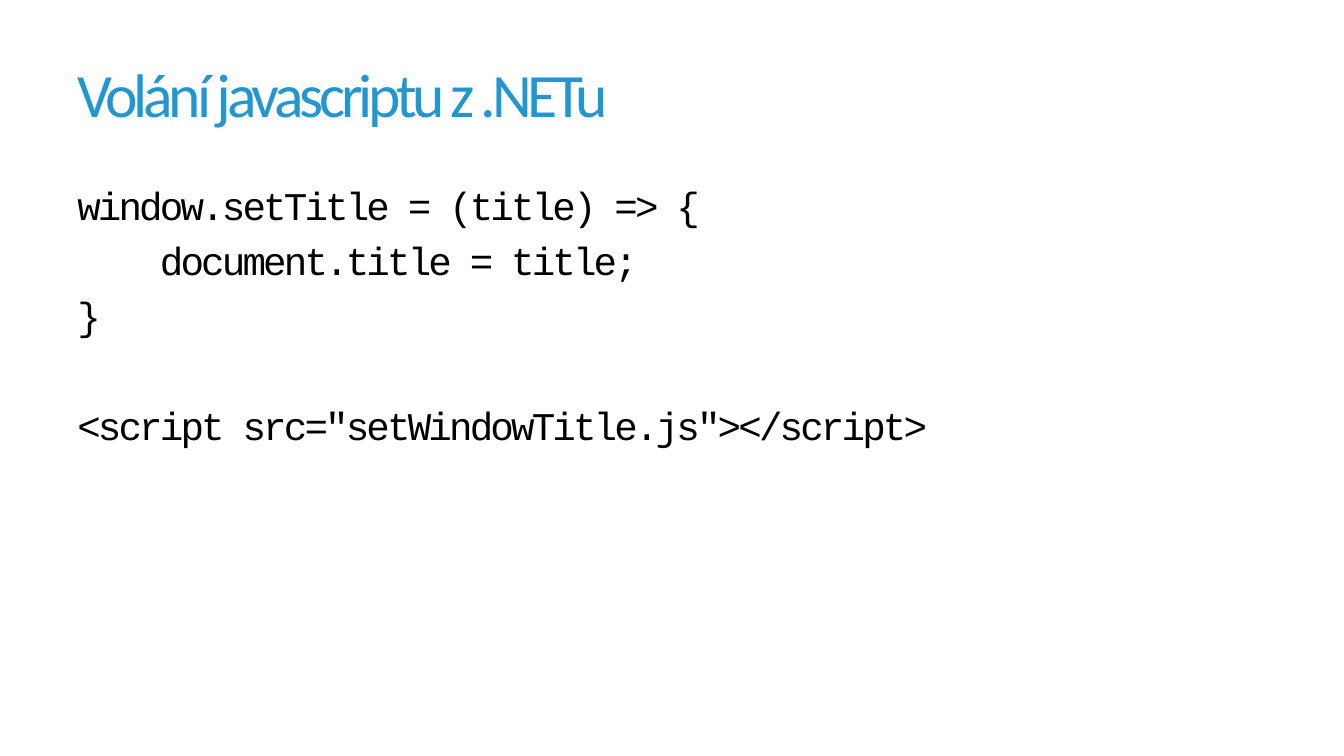
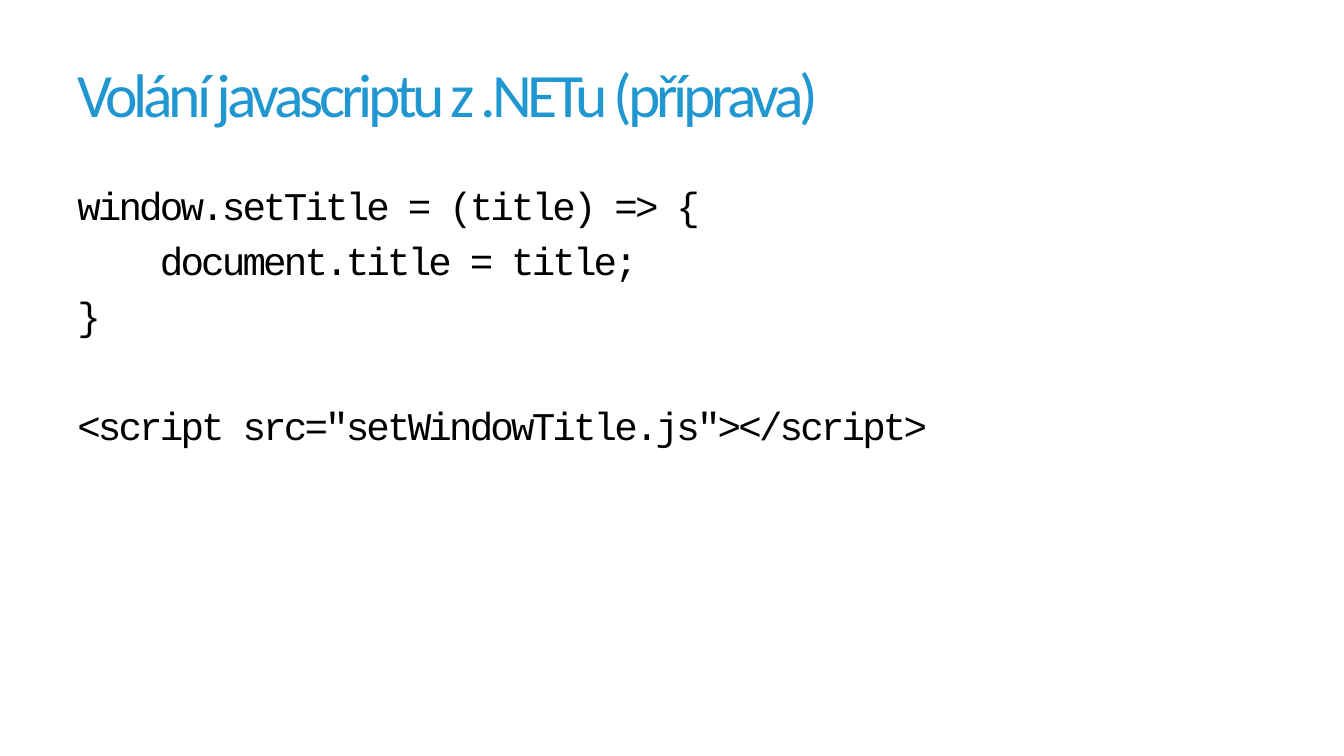
Before and after one commit to jirikanda/BlazorDemos, a slide deck: slide 3 of Presentation/05 - Blazor - Javascript Interop.pptx. Drawn at 1344x756 pixels with LibreOffice and Linux fonts; fonts in the diff are those of the drawing; background and template pictures are left out. Boxes give left, top, right and bottom in pixels: in the first picture for what was removed or moved away, otherwise in the second. Text is boxed around its words. In the diff, an @@ line names an element or a change of style, - is before the commit and + after.

```diff
--- a/Presentation/05 - Blazor - Javascript Interop.pptx
+++ b/Presentation/05 - Blazor - Javascript Interop.pptx
@@ title at (77,72,819,128): text changed @@
-Volání javascriptu z .NETu
+Volání javascriptu z .NETu (příprava)
```
Also in this commit, not shown: 4 other slides changed, 2 slides added, 29 other files.
